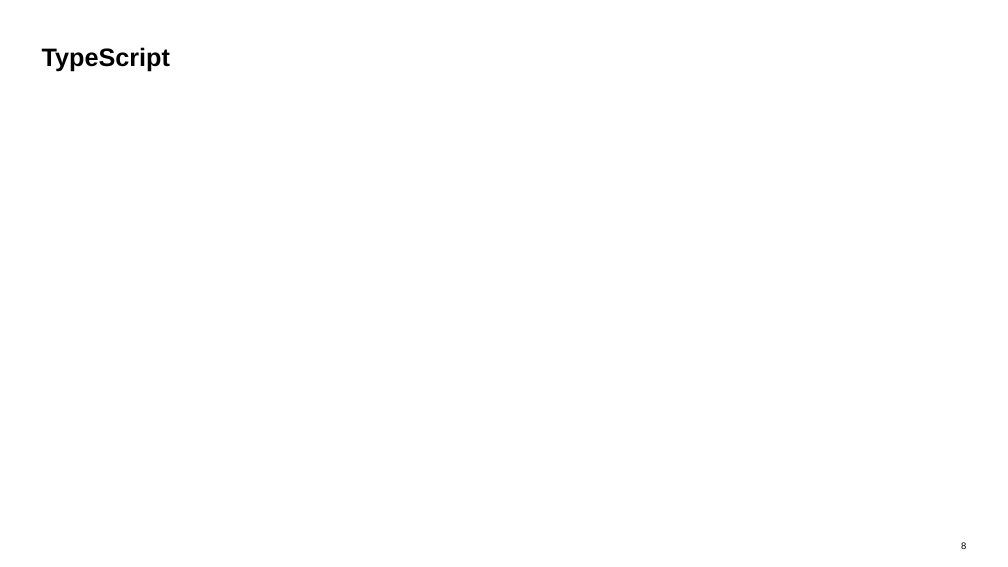
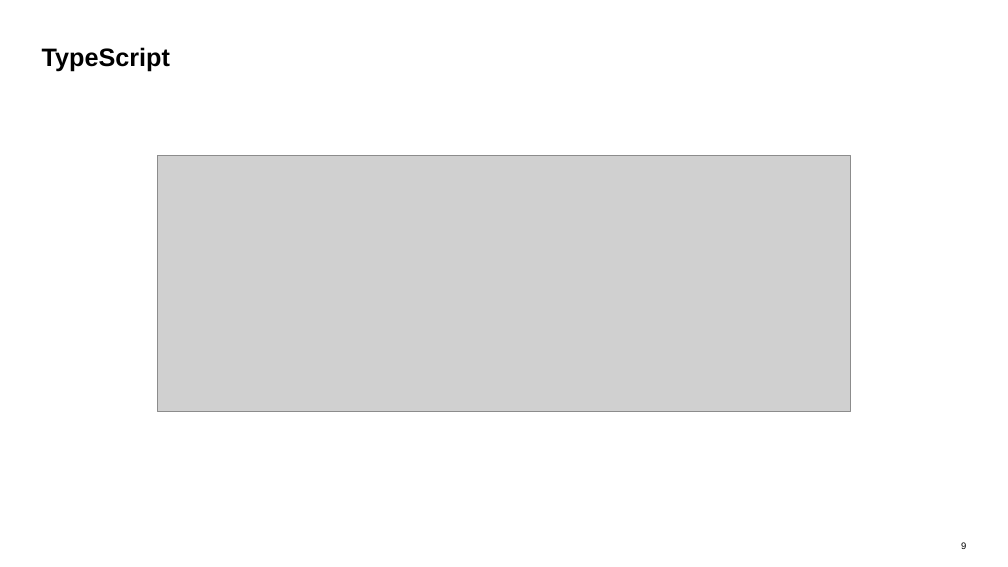
Before and after one commit to d3xter666/ui5con-2019-mean-stack-with-ui5, a slide deck: slide 9 of ui5con2019-mean-stack-ui5.pptx (slide 8 before the commit). Drawn at 1008x567 pixels with LibreOffice and Linux fonts; fonts in the diff are those of the drawing; grey boxes stand for pictures. Boxes give left, top, right and bottom in pixels: in the first picture for what was removed or moved away, otherwise in the second. Text is boxed around its words. In the diff, an @@ line names an element or a change of style, - is before the commit and + after.

```diff
--- a/ui5con2019-mean-stack-ui5.pptx
+++ b/ui5con2019-mean-stack-ui5.pptx
@@ picture added at [157, 156, 851, 412] @@
@@ page number at [961, 542, 966, 549]: text changed @@
-8
+9
```
Also in this commit, not shown: 5 other slides changed, 3 slides added, 1 slide removed.
